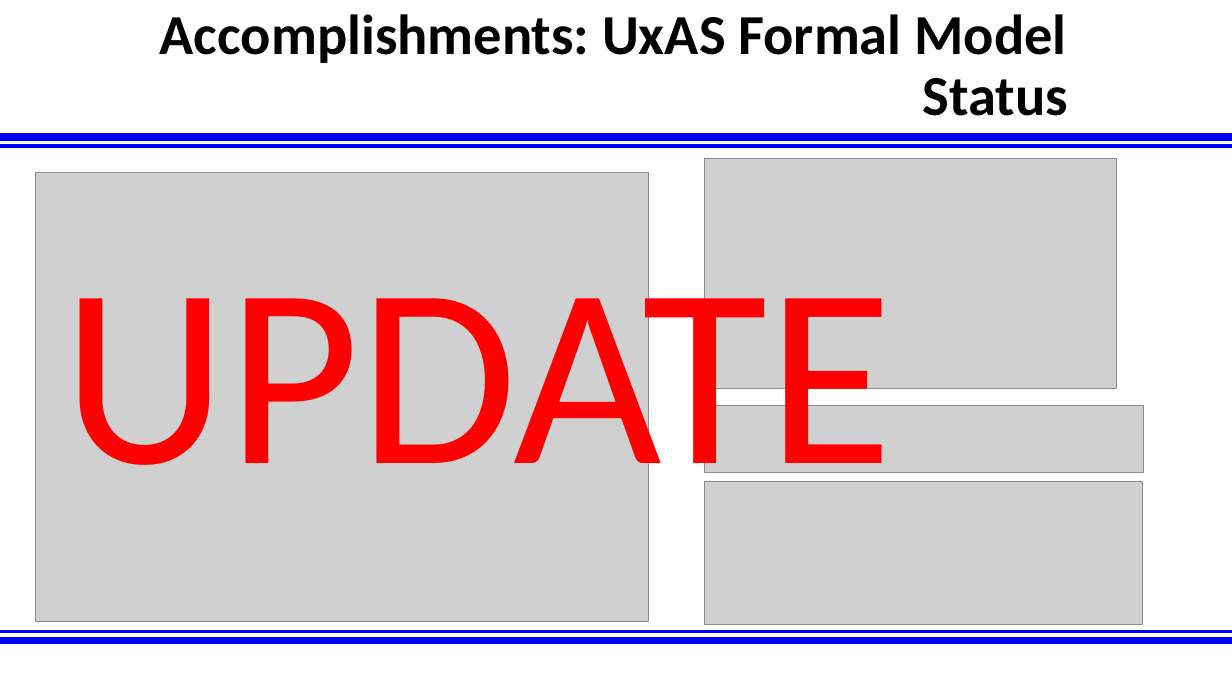
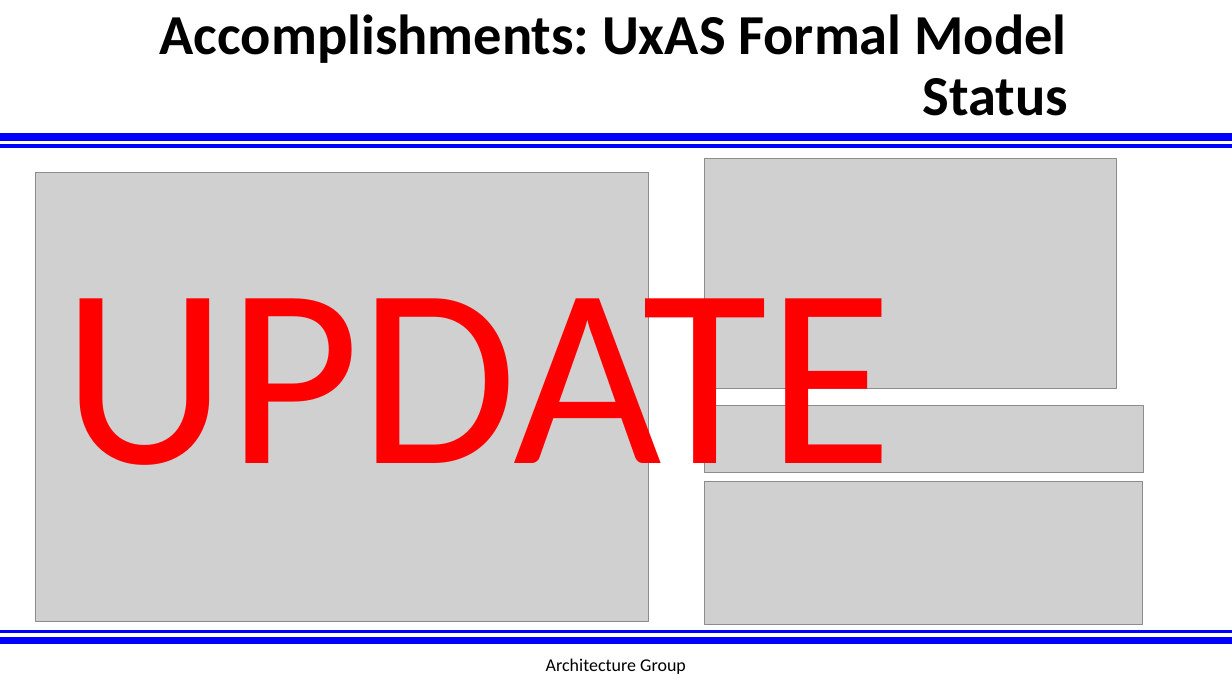
Before and after one commit to afrl-rq/OpenUxAS-SoI, a slide deck: slide 6 of presentations/S5_SoI_Architecture_Group.pptx. Drawn at 1232x693 pixels with LibreOffice and Linux fonts; fonts in the diff are those of the drawing; grey boxes stand for pictures; background and template pictures are left out. Boxes give left, top, right and bottom in pixels: in the first picture for what was removed or moved away, otherwise in the second. Text is boxed around its words. In the diff, an @@ line names an element or a change of style, - is before the commit and + after.

```diff
--- a/presentations/S5_SoI_Architecture_Group.pptx
+++ b/presentations/S5_SoI_Architecture_Group.pptx
@@ text added at box(546, 658, 686, 674), 14 pt, text #000000 @@
+Architecture Group
```
Also in this commit, not shown: 7 other slides changed.
